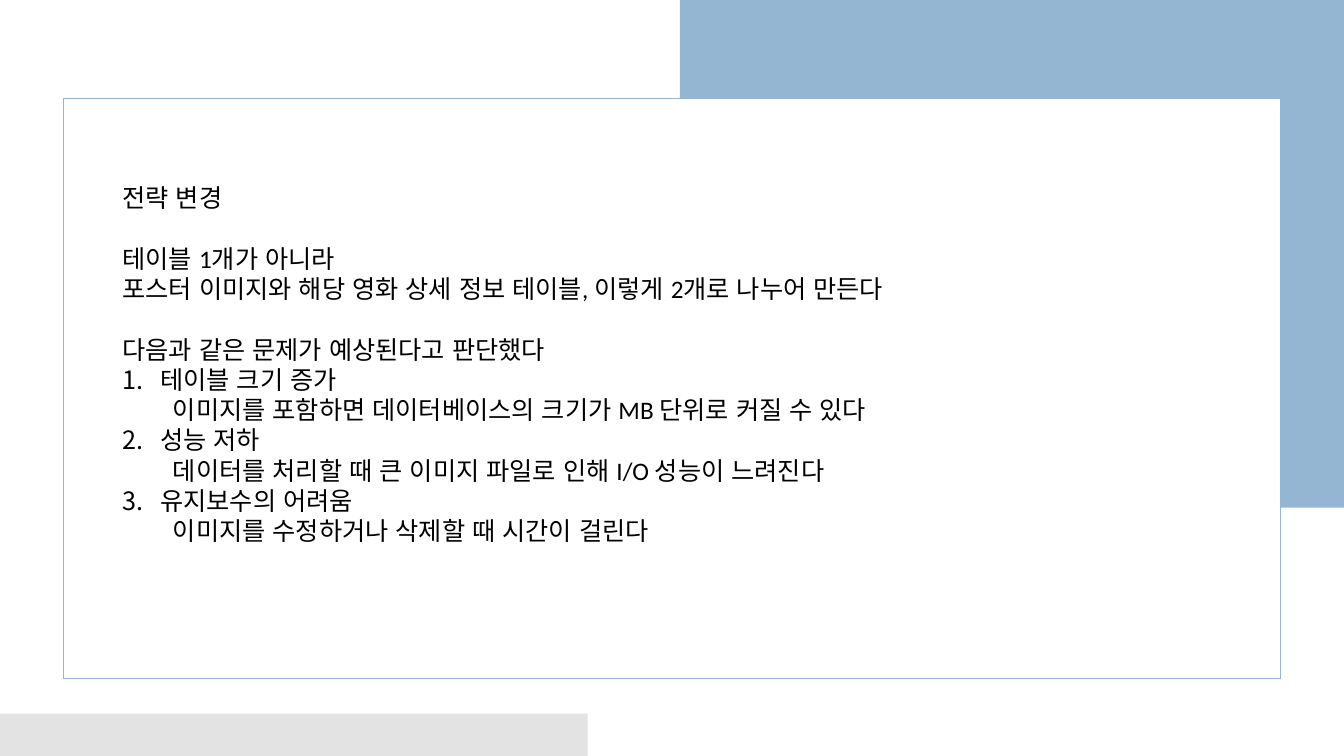
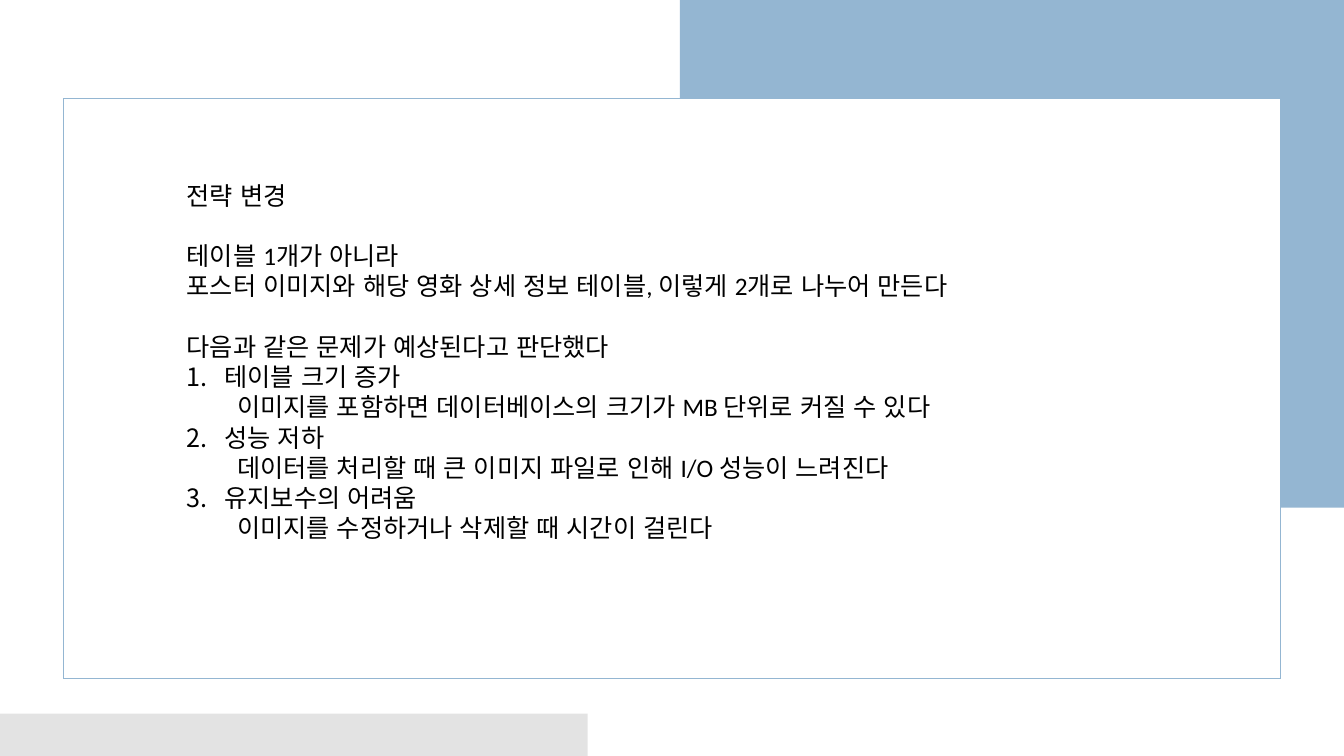
Before and after one commit to business-sixtick/recommend_movie, a slide deck: slide 10 of doc/세종교육_AI프로젝트.pptx (slide 11 before the commit). Drawn at 1344x756 pixels with LibreOffice and Linux fonts; fonts in the diff are those of the drawing. Boxes give left, top, right and bottom in pixels: in the first picture for what was removed or moved away, otherwise in the second. Text is boxed around its words. In the diff, an @@ line names an element or a change of style, - is before the commit and + after.

```diff
--- a/doc/세종교육_AI프로젝트.pptx
+++ b/doc/세종교육_AI프로젝트.pptx
@@ text "전략 변경": place and size @@
-text "전략 변경" at (123,186,884,542)
+text "전략 변경" at (187,184,948,539)
```
Also in this commit, not shown: 7 other slides changed, 3 slides added, 4 slides removed.
